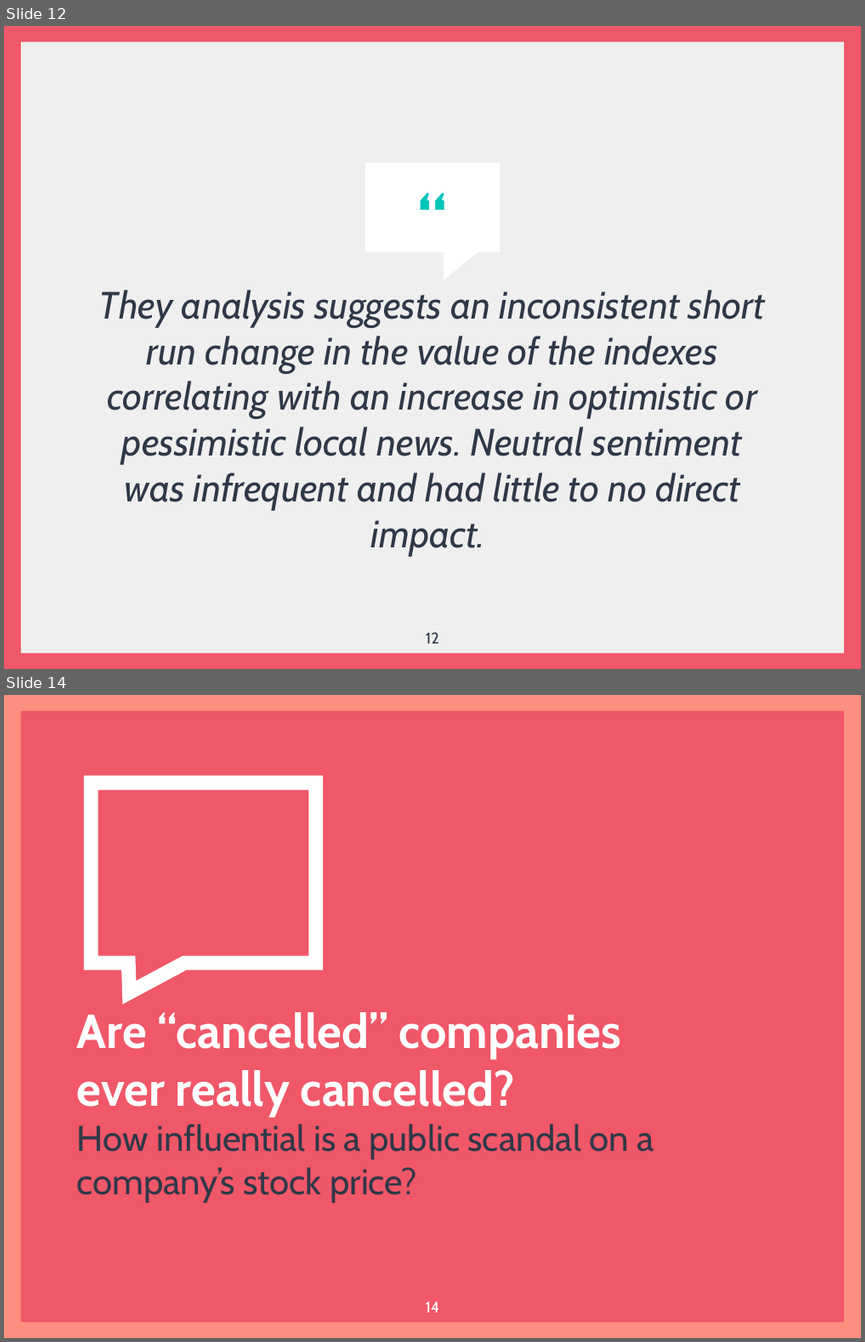
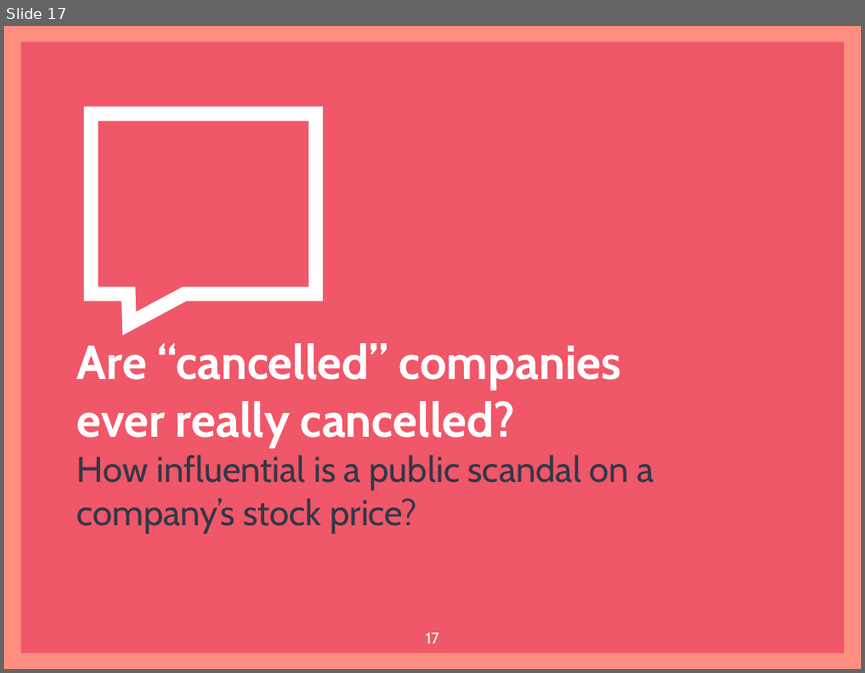
Before and after one commit to jsialcalde/news_project, a slide deck: News Project Presentation.pptx. Shown one above the other, each under a label of ours: slides 12 and 14 before the commit, slide 17 after it; the slides between them are not shown. The pictures are 865x1342 and 865x673 pixels, drawn with LibreOffice and Linux fonts; fonts in the diff are those of the drawing. Boxes give left, top, right and bottom in pixels: in the first picture for what was removed or moved away, otherwise in the second. Text is boxed around its words. In the diff, an @@ line names an element or a change of style, - is before the commit and + after.

```diff
--- a/News Project Presentation.pptx
+++ b/News Project Presentation.pptx
@@ slide 12 removed at bbox=[4, 26, 861, 669], background #F05768 @@
@@ rectangle removed at bbox=[21, 41, 844, 652] @@
@@ text removed at bbox=[341, 166, 524, 248] @@
-“
@@ speech box removed at bbox=[365, 163, 500, 253] @@
@@ text removed at bbox=[99, 290, 765, 556] @@
-They analysis suggests an inconsistent short run change in the value of the indexes correlating with an increase in optimistic or pessimistic local news. Neutral sentiment was infrequent and had little to no direct impact.
@@ page number removed at bbox=[426, 632, 439, 643] @@
-12
@@ what was slide 14 is now slide 17 @@
@@ page number at bbox=[426, 632, 439, 643]: text changed @@
-14
+17
```
Also in this commit, not shown: 2 slides changed, 7 slides added, 4 other slides removed.
